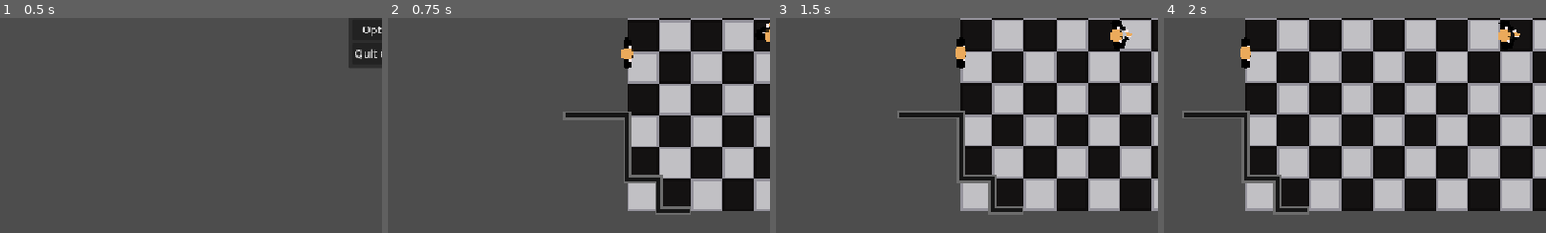
Above: before the commit, frames 1-4 (left to right).
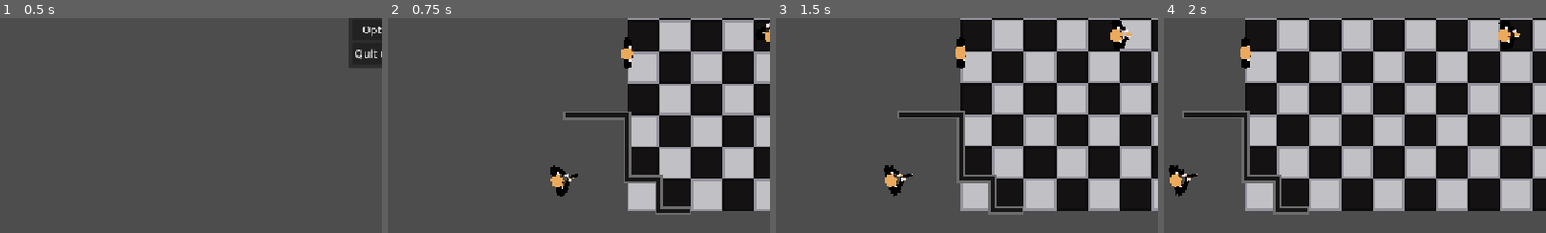
Above: after the commit, the same moments.

Repository: sparkworm/STATE
Game: Godot game, scene res://scenes/game.tscn
Same seed, same stepped clock (60 frames per second), same inputs: the game is played once before the commit and once after it.
Inputs (mouse positions are % of the whole screen's width and height, from its top left):
- Up to frame 1 (0.5 s): no input
- Up to frame 2 (0.75 s): click "Play" at 0.5 s
- Up to frame 3 (1.5 s): tap Enter at 1.25 s; move the mouse to (72, 45) at 1.27 s; press the mouse at (72, 45) at 1.28 s; hold D (move_right) from 1.28 s (still down)
- Up to frame 4 (2 s): keep holding D (move_right)
The pictures show only the part of the screen within x 0-50%, y 47-97%; the shares and areas given below are measured in that part.

Frame 1 is identical in both runs. In frame 2, 0.5% of the frame differs, in the area x 42-50%, y 68-84%; in frame 3, 0.5%; in frame 4, 0.5%, in the area x 1-9%, y 68-84%.

Commit message:
Added second guard to the test level to test avoidance (it's not good at the moment)

Diff:
--- a/scenes/levels/test_level.tscn
+++ b/scenes/levels/test_level.tscn
@@ -76,3 +76,7 @@
 [node name="Guard01" parent="Characters" index="5" instance=ExtResource("5_48ne7")]
 position = Vector2(117, -17)
 rotation = 1.94912
+
+[node name="Guard02" parent="Characters" index="6" instance=ExtResource("5_48ne7")]
+position = Vector2(-107, 73)
+rotation = -0.294992
